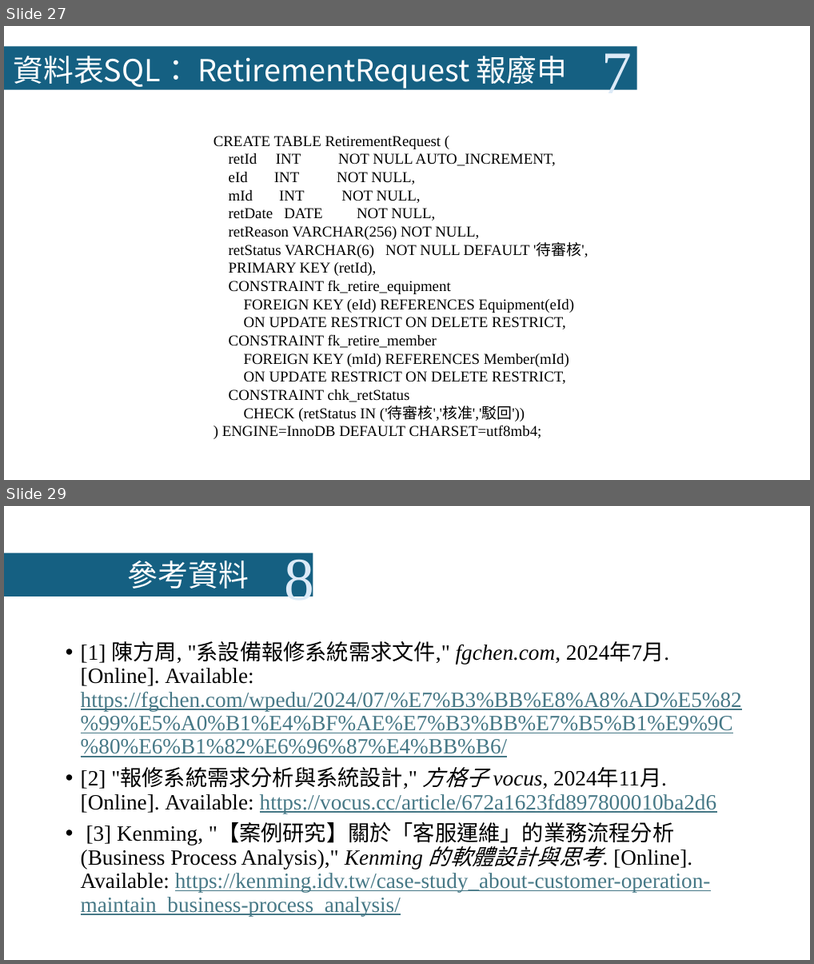
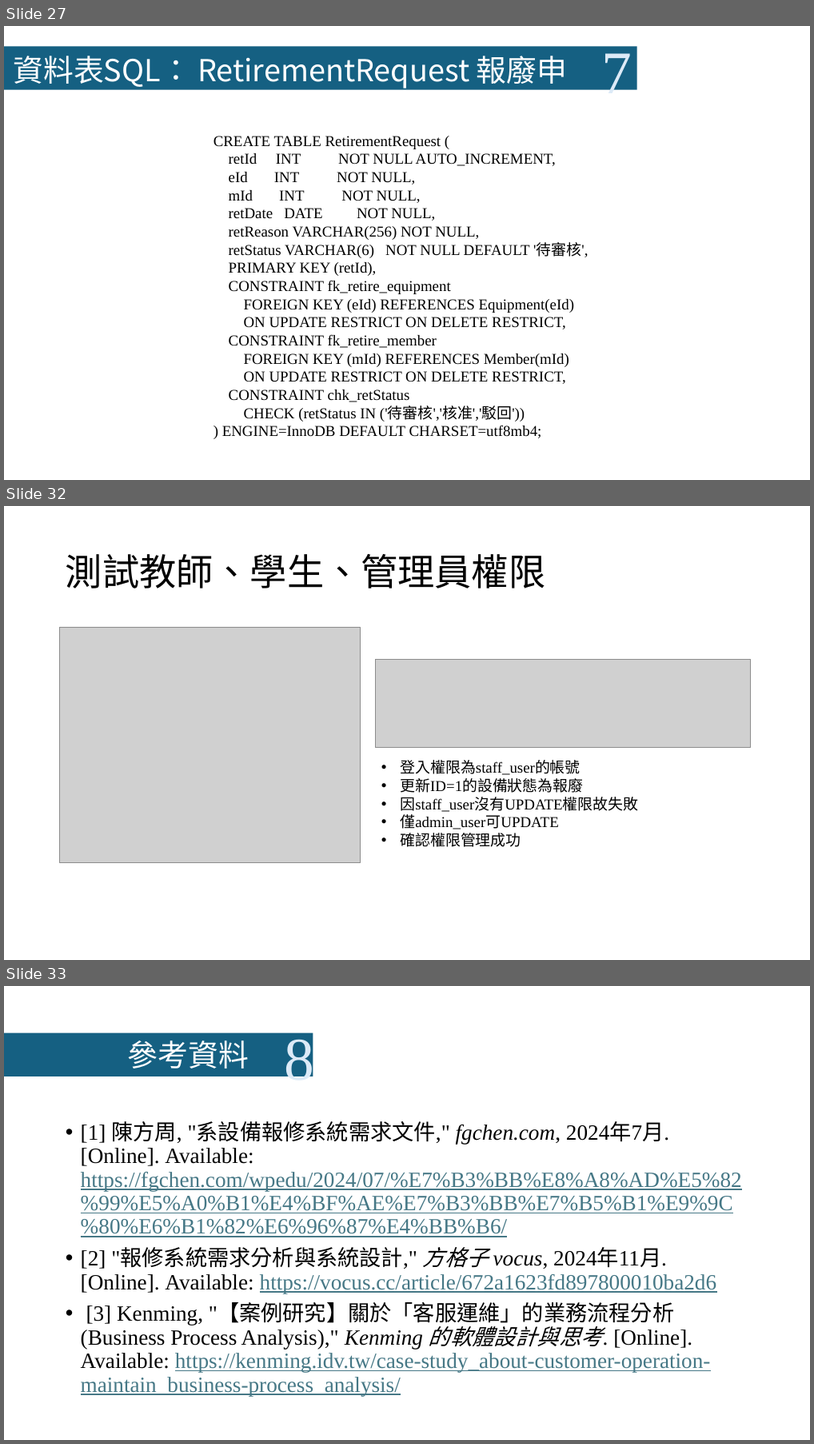
Before and after one commit to LazyEmotionO/NFU_DATABASE, a slide deck: 第四組_資料庫系統期末Part II簡報.pptx. Shown one above the other, each under a label of ours: slides 27 and 29 before the commit, slides 27, 32 and 33 after it; the slides between them are not shown. The pictures are 814x964 and 814x1444 pixels, drawn with LibreOffice and Linux fonts; fonts in the diff are those of the drawing; grey boxes stand for pictures. Boxes give left, top, right and bottom in pixels: in the first picture for what was removed or moved away, otherwise in the second. Text is boxed around its words. In the diff, an @@ line names an element or a change of style, - is before the commit and + after.

```diff
--- a/第四組_資料庫系統期末Part II簡報.pptx
+++ b/第四組_資料庫系統期末Part II簡報.pptx
@@ slide 32 added at box(4, 506, 810, 960), background #FFFFFF @@
@@ title added at box(66, 554, 546, 588), 44 pt, text #000000 @@
+測試教師、學生、管理員權限
@@ picture added at box(60, 627, 361, 862) @@
@@ picture added at box(375, 659, 750, 748) @@
@@ text added at box(400, 760, 638, 847), 18 pt, text #000000 @@
+• 登入權限為staff_user的帳號
+• 更新ID=1的設備狀態為報廢
+• 因staff_user沒有UPDATE權限故失敗
+• 僅admin_user可UPDATE
+• 確認權限管理成功
@@ what was slide 29 is now slide 33 @@
```
Also in this commit, not shown: 6 slides changed, 3 other slides added, 5 other files.
